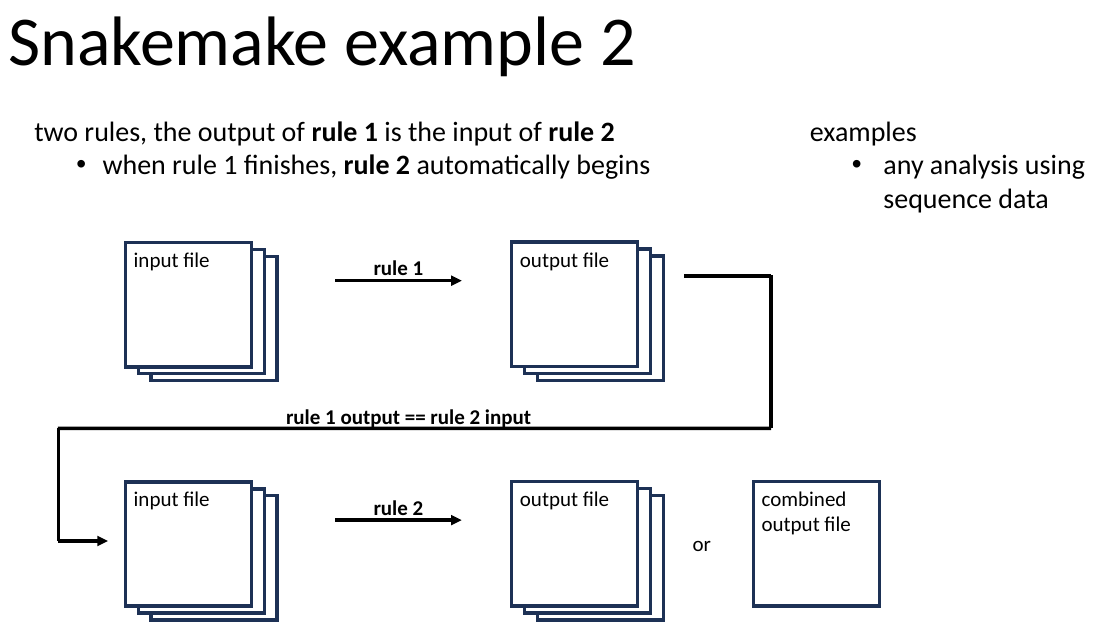
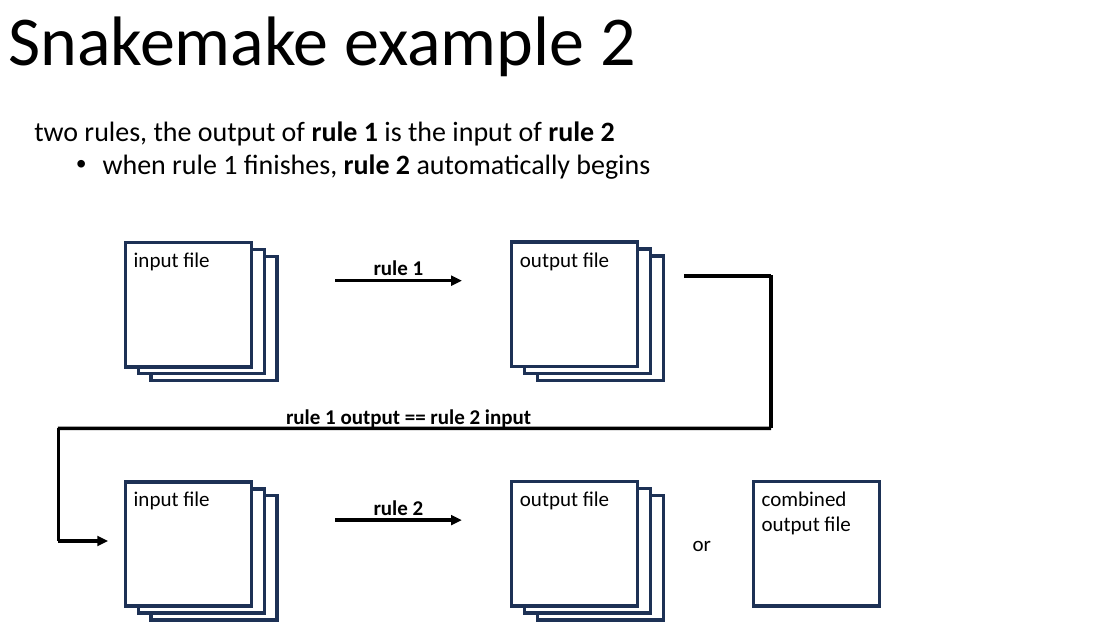
Before and after one commit to brian-arnold/intro_compbio_workflows_2024, a slide deck: slide 4 of slides/part2_snakemake.pptx. Drawn at 1120x630 pixels with LibreOffice and Linux fonts; fonts in the diff are those of the drawing. Boxes give left, top, right and bottom in pixels: in the first picture for what was removed or moved away, otherwise in the second. Text is boxed around its words. In the diff, an @@ line names an element or a change of style, - is before the commit and + after.

```diff
--- a/slides/part2_snakemake.pptx
+++ b/slides/part2_snakemake.pptx
@@ text removed at [810, 121, 1085, 213] @@
-examples
-  • any analysis using sequence data
```
Also in this commit, not shown: 4 other slides changed, 2 slides added, 1 slide removed.
